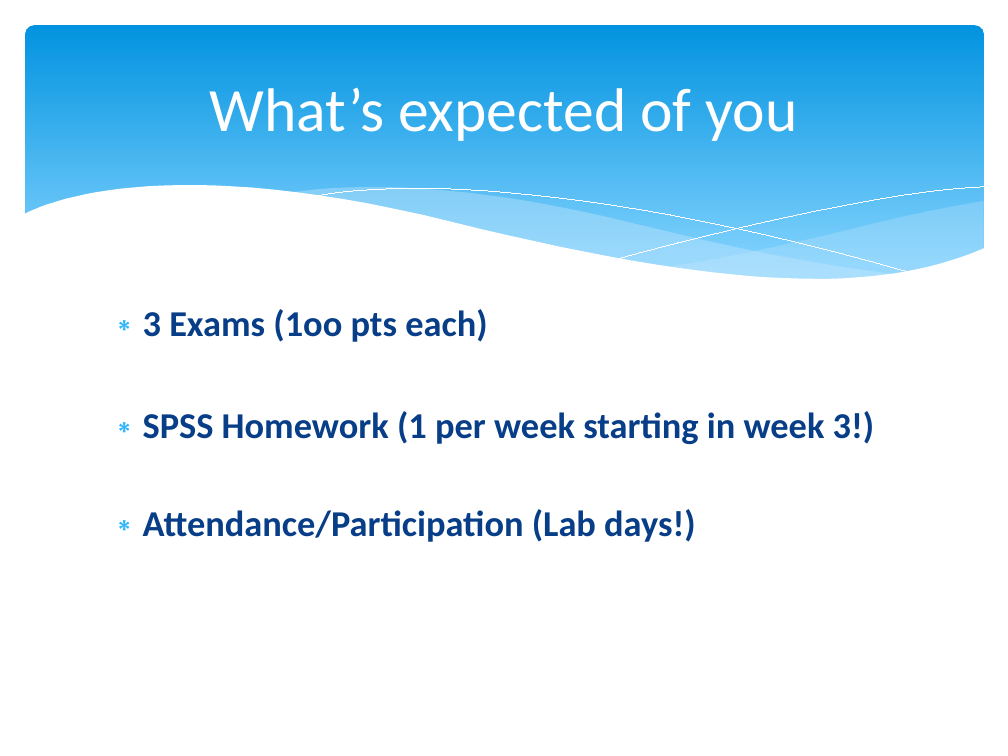
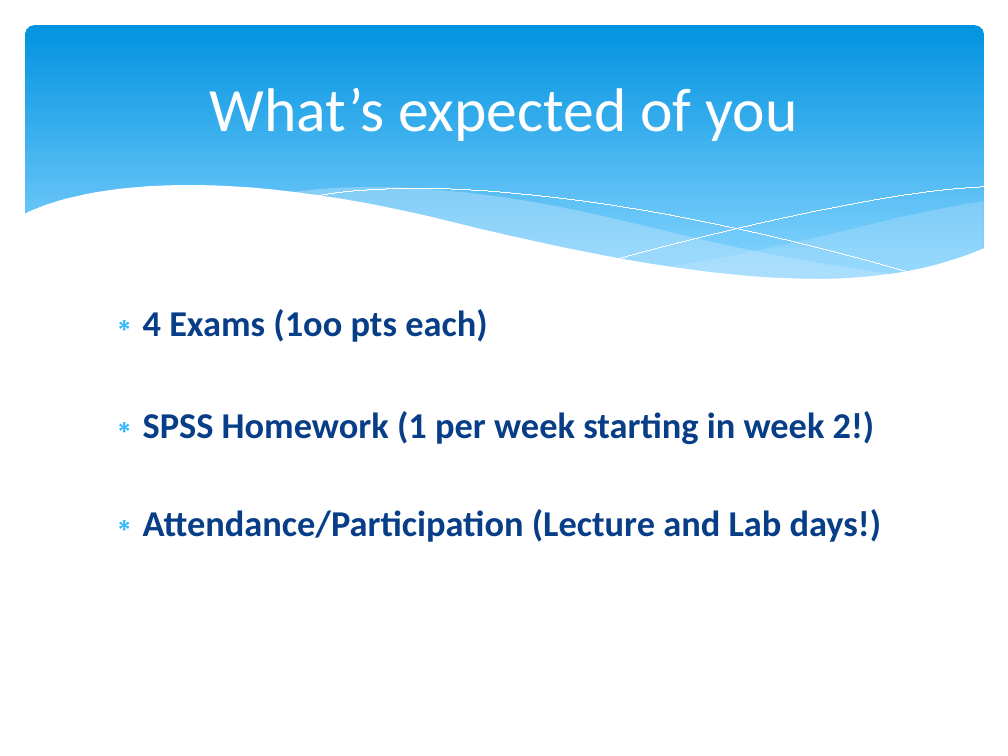
Before and after one commit to npm27/Teaching-Materials, a slide deck: slide 6 of Stats/Slides/0 First Day Info.pptx. Drawn at 1008x756 pixels with LibreOffice and Linux fonts; fonts in the diff are those of the drawing. Boxes give left, top, right and bottom in pixels: in the first picture for what was removed or moved away, otherwise in the second. Text is boxed around its words. In the diff, an @@ line names an element or a change of style, - is before the commit and + after.

```diff
--- a/Stats/Slides/0 First Day Info.pptx
+++ b/Stats/Slides/0 First Day Info.pptx
@@ text at [143,309,882,542]: text changed @@
-∗ 3 Exams (1oo pts each)
-∗ SPSS Homework (1 per week starting in week 3!)
-∗ Attendance/Participation (Lab days!)
+∗ 4 Exams (1oo pts each)
+∗ SPSS Homework (1 per week starting in week 2!)
+∗ Attendance/Participation (Lecture and Lab days!)
```
Also in this commit, not shown: 3 other slides changed, 17 other files.
